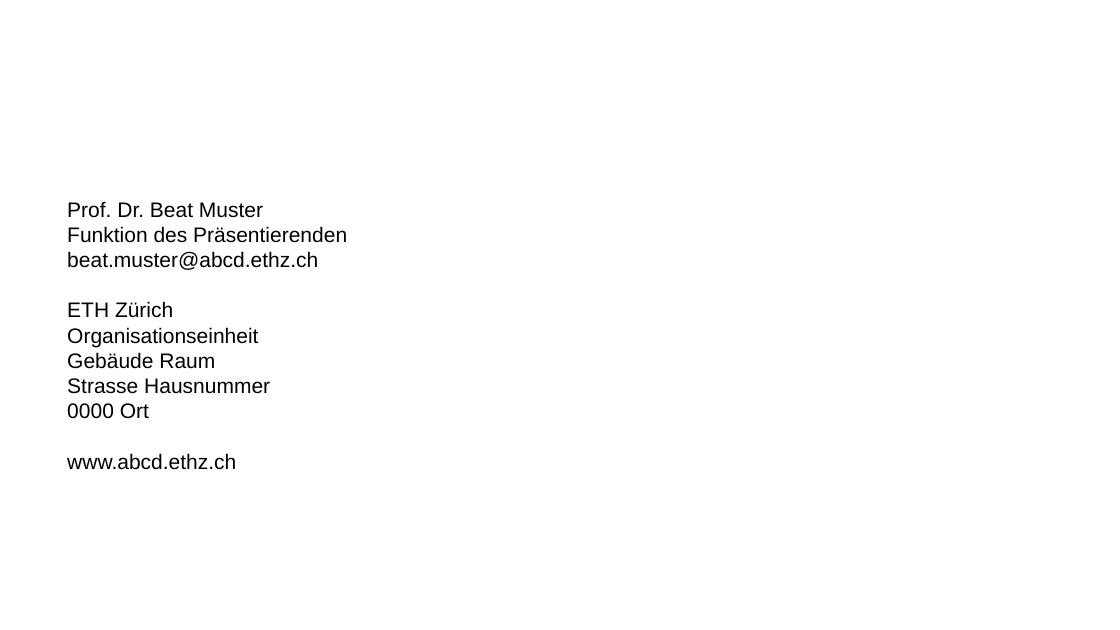
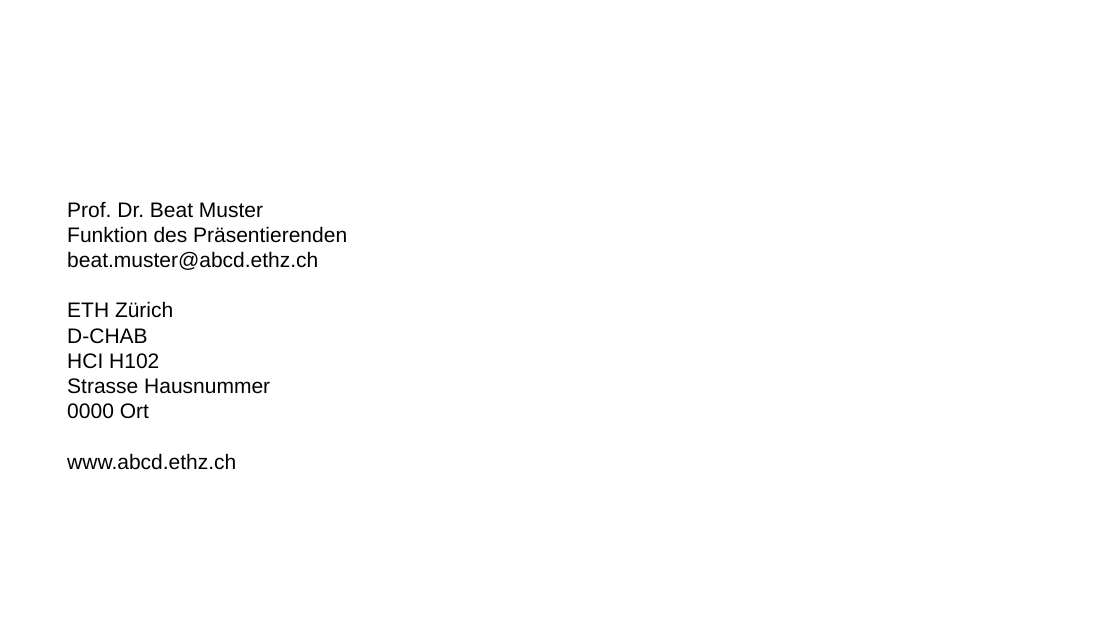
Before and after one commit to AlexVCS25/STACK-for-Chemistry, a slide deck: slide 11 of meeting_30_01_26.potx (slide 8 before the commit). Drawn at 1120x630 pixels with LibreOffice and Linux fonts; fonts in the diff are those of the drawing; background and template pictures are left out. Boxes give left, top, right and bottom in pixels: in the first picture for what was removed or moved away, otherwise in the second. Text is boxed around its words. In the diff, an @@ line names an element or a change of style, - is before the commit and + after.

```diff
--- a/meeting_30_01_26.potx
+++ b/meeting_30_01_26.potx
@@ text at (67, 328, 270, 419): text changed @@
-Organisationseinheit
-Gebäude Raum
-Strasse Hausnummer
-0000 Ort
+D-CHAB
+HCI H102
+Strasse Hausnummer
+0000 Ort
```
Also in this commit, not shown: 3 other slides changed, 7 slides added, 4 slides removed, 3 other files.
